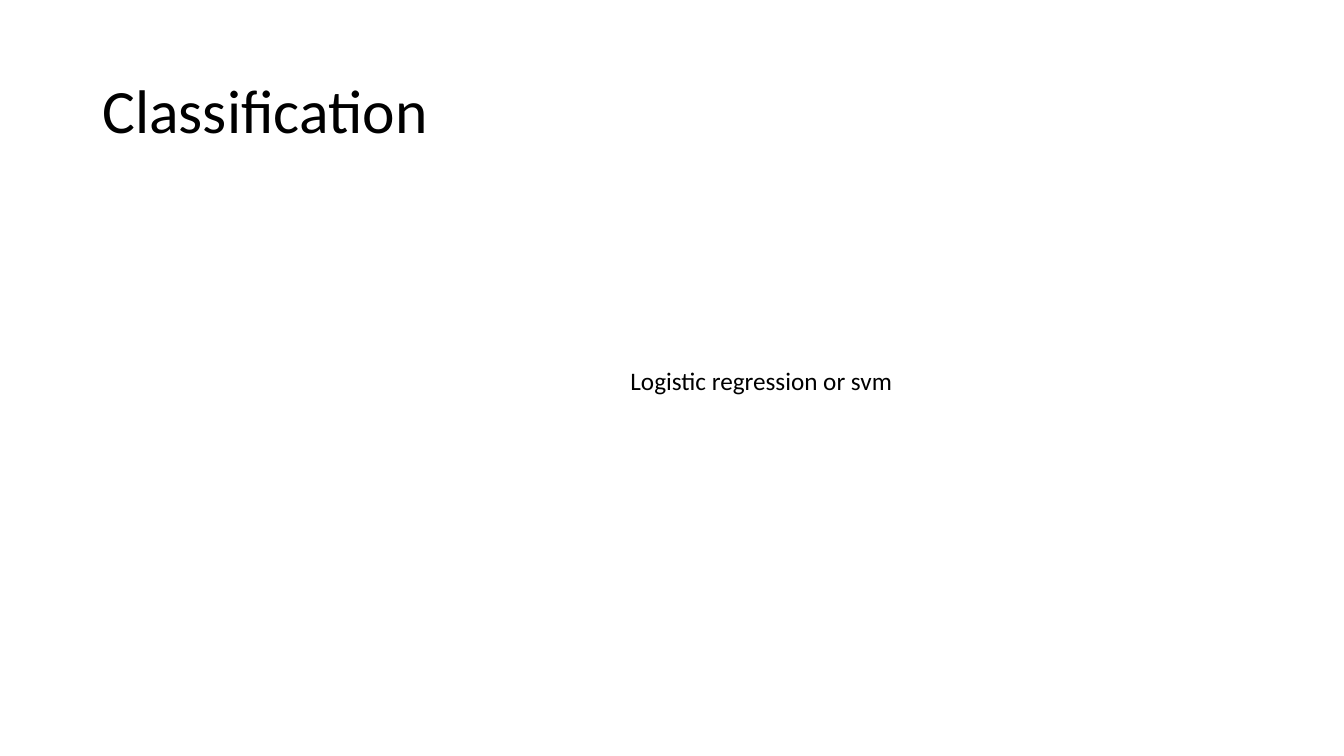
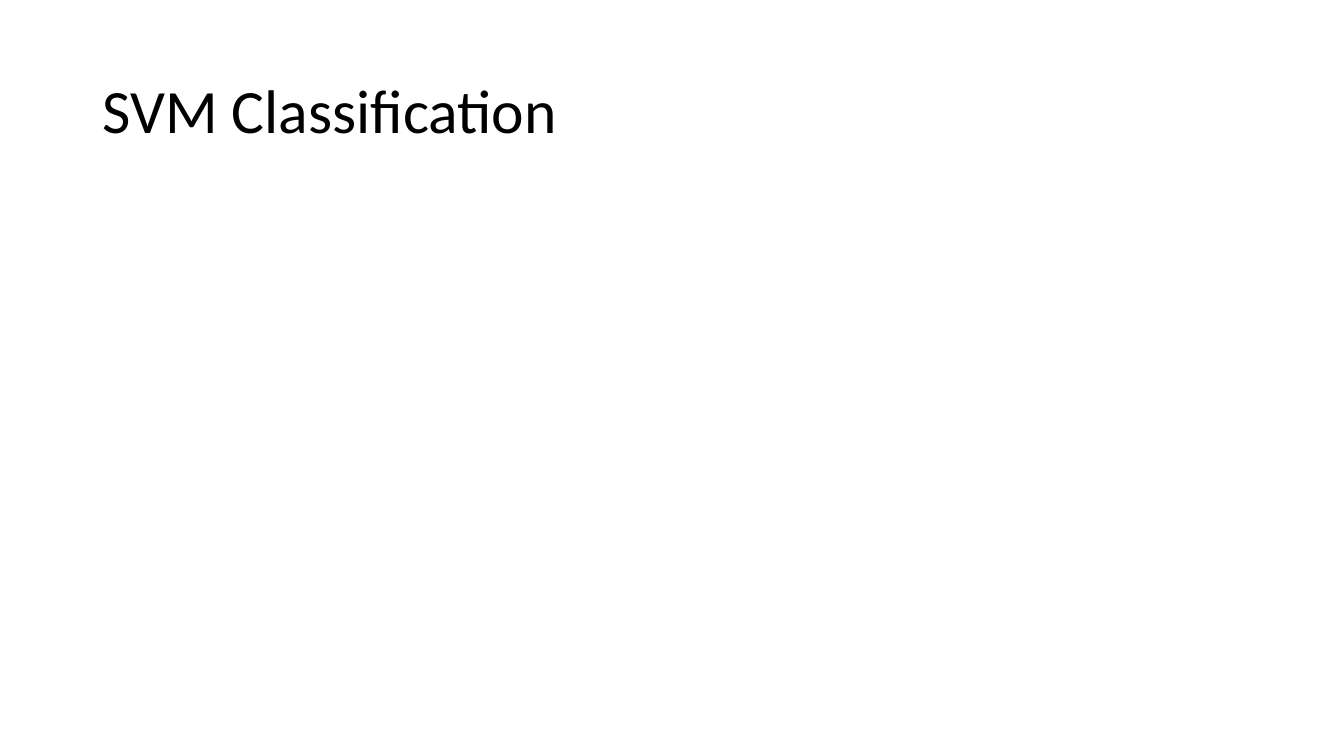
Before and after one commit to shivangiv/MCBS-Healthcare-Analytics, a slide deck: slide 13 of ALY6160GroupFINAL.pptx. Drawn at 1344x756 pixels with LibreOffice and Linux fonts; fonts in the diff are those of the drawing. Boxes give left, top, right and bottom in pixels: in the first picture for what was removed or moved away, otherwise in the second. Text is boxed around its words. In the diff, an @@ line names an element or a change of style, - is before the commit and + after.

```diff
--- a/ALY6160GroupFINAL.pptx
+++ b/ALY6160GroupFINAL.pptx
@@ title at [102, 90, 557, 134]: text changed @@
-Classification
+SVM Classification
@@ text removed at [630, 372, 892, 395] @@
-Logistic regression or svm
```
Also in this commit, not shown: 3 other slides changed, 1 slide added.
